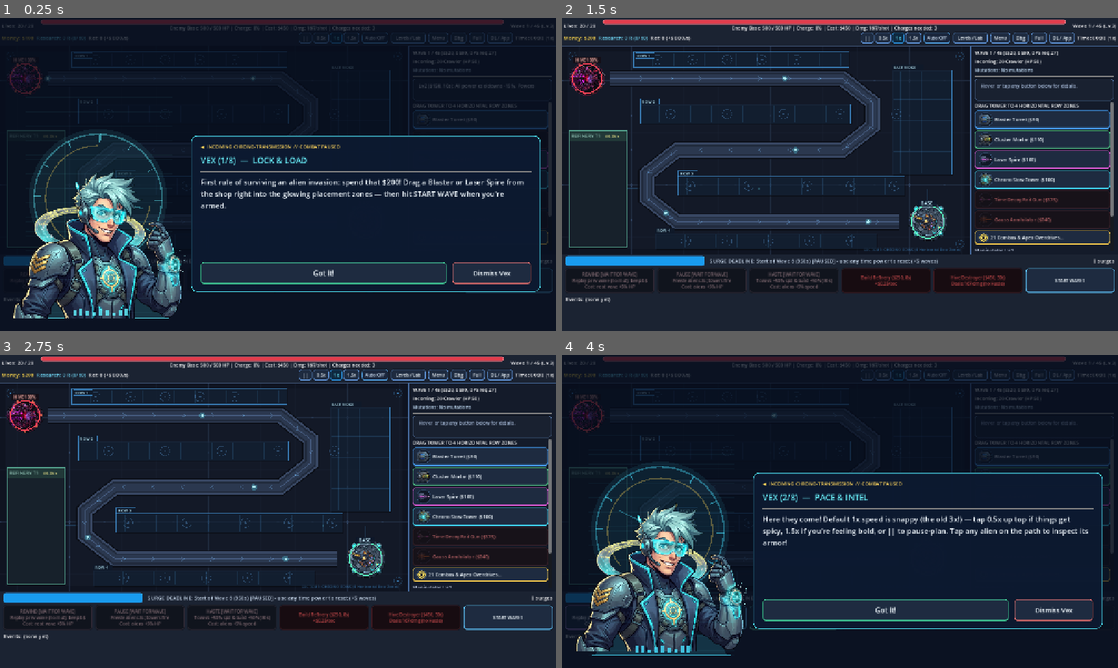
Above: before the commit, frames 1-4 (two rows, left to right).
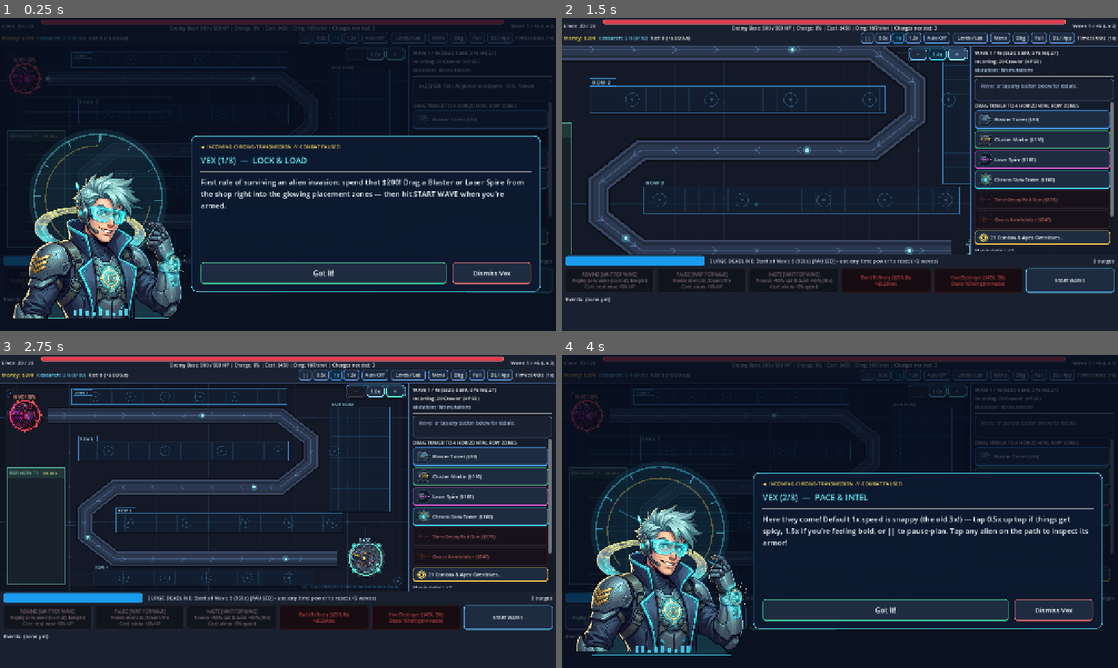
Above: after the commit, the same moments.

Repository: toxicw8st/time-defense
Game: Godot game, scene res://tests/test_step8.tscn
The game is run twice, just before and just after one commit, with the same random seed, the same clock (stepped at 60 frames per second) and the same inputs. This scene is started directly instead of the project's main scene.
Inputs (mouse positions are in pixels of both pictures, inside the frame that each line leads up to):
- Up to frame 1 (0.25 s): no input
- Up to frame 2 (1.5 s): click (940, 55) at 0.5 s, where only the run after the commit has a clickable "1.0x"; click (956, 55) at 1.25 s, where only the run after the commit has a clickable "+"
- Up to frame 3 (2.75 s): click (355, 392) at 2 s, where only the run after the commit has a clickable "−"
- Up to frame 4 (4 s): click "START WAVE 1" at 2.75 s; click "REWIND [READY] Replay prev wa…" at 3.5 s

The runs differ from the first frame. In frame 1, less than 0.1% of the frame differs, in the area x 62-73%, y 9-14%; in frame 2, 16%, in the area x 0-74%, y 9-76%; in frame 3, 0.3%; in frame 4, less than 0.1%.
Error in both runs: Assertion failed: Mobile 34px touch pad hitbox must select Pad P1 at +24px offset (res://tests/test_step8.gd:178)

Commit message:
v2.3: Add interactive battlefield zoom/pan (1x-2.5x pinch/wheel/buttons) and 15 planetary map prompts

Diff:
--- a/data/balance.gd
+++ b/data/balance.gd
@@ -8,7 +8,7 @@
 ## s$ and b$ are strictly separate numbers.
 
 # --- Viewport & Map ---
-const BALANCE_VERSION: String = "v2.2-big-screen-combine-picker"
+const BALANCE_VERSION: String = "v2.3-battlefield-zoom"
 const DEFAULT_GAME_SPEED: float = 3.0 # Old 3x is now the crisp 1x default; options: 0.5x (1.5), 1x (3.0), 1.5x (4.5)
 const SPEED_OPTION_SLOW: float = 1.5  # 0.5x of default
 const SPEED_OPTION_NORMAL: float = 3.0 # 1.0x default
--- a/scripts/hud.gd
+++ b/scripts/hud.gd
@@ -149,6 +149,18 @@
 var combine_button: Button = null
 var combine_partner_box: VBoxContainer = null
 var _last_combine_list_sig: String = ""
+var zoom_bar: PanelContainer = null
+var zoom_out_button: Button = null
+var zoom_reset_button: Button = null
+var zoom_in_button: Button = null
+var _active_touches: Dictionary = {}
+var _pinch_prev_dist: float = 0.0
+var _pinch_prev_mid: Vector2 = Vector2.ZERO
+var _pan_pointer_active: bool = false
+var _pan_is_middle: bool = false
+var _pan_start_pos: Vector2 = Vector2.ZERO
+var _pan_last_pos: Vector2 = Vector2.ZERO
+var _is_panning_map: bool = false
 var refinery_tech_button: Button = null
 var build_recipes_button: Button = null
 var recipes_overlay: PanelContainer = null
@@ -308,6 +320,7 @@
 	_build_research_buttons()
 	_build_start_menu()
 	_build_combine_and_sandbox_ui()
+	_build_zoom_controls_ui()
 	_setup_responsive_grids()
 	_build_guide_ui()
 	_setup_right_panel_buttons()
@@ -1425,6 +1438,110 @@
 		_scale_overlay_typography(recipes_list_box, true)
 
 
+func _build_zoom_controls_ui() -> void:
+	if zoom_bar != null:
+		return
+	zoom_bar = PanelContainer.new()
+	zoom_bar.name = "ZoomControlsBar"
+	zoom_bar.add_theme_stylebox_override("panel", UIIcons.make_panel_style(Color(0.06, 0.10, 0.16, 0.92), Color(0.36, 0.72, 0.96), 8, 4.0, 3.0))
+	add_child(zoom_bar)
+	# Keep zoom pill tucked cleanly under overlays
+	if surge_banner != null and surge_banner.get_parent() == self:
+		move_child(zoom_bar, surge_banner.get_index())
+
+	var hb := HBoxContainer.new()
+	hb.add_theme_constant_override("separation", 4)
+	zoom_bar.add_child(hb)
+
+	zoom_out_button = Button.new()
+	zoom_out_button.name = "ZoomOutButton"
+	zoom_out_button.text = "−"
+	zoom_out_button.tooltip_text = "Zoom Out (-)"
+	zoom_out_button.size_flags_horizontal = Control.SIZE_EXPAND_FILL
+	zoom_out_button.pressed.connect(func() -> void: _step_map_zoom(-1))
+	UIIcons.apply_right_button_theme(zoom_out_button, Color(0.42, 0.78, 1.0))
+	hb.add_child(zoom_out_button)
+
+	zoom_reset_button = Button.new()
+	zoom_reset_button.name = "ZoomResetButton"
+	zoom_reset_button.text = "1.0x"
+	zoom_reset_button.tooltip_text = "Reset Battlefield Zoom (0) — Pinch or scroll wheel to zoom anytime!"
+	zoom_reset_button.size_flags_horizontal = Control.SIZE_EXPAND_FILL
+	zoom_reset_button.pressed.connect(_reset_map_zoom)
+	UIIcons.apply_right_button_theme(zoom_reset_button, Color(0.55, 0.85, 1.0))
+	hb.add_child(zoom_reset_button)
+
+	zoom_in_button = Button.new()
+	zoom_in_button.name = "ZoomInButton"
+	zoom_in_button.text = "+"
+	zoom_in_button.tooltip_text = "Zoom In (+) onto battlefield or selected tower"
+	zoom_in_button.size_flags_horizontal = Control.SIZE_EXPAND_FILL
+	zoom_in_button.pressed.connect(func() -> void: _step_map_zoom(1))
+	UIIcons.apply_right_button_theme(zoom_in_button, Color(0.38, 0.95, 0.85))
+	hb.add_child(zoom_in_button)
+
+
+func _step_map_zoom(direction: int) -> void:
+	if map_ref == null:
+		return
+	const STEPS: Array[float] = [1.0, 1.4, 1.85, 2.4]
+	var cur: float = map_ref.user_zoom
+	var target: float = cur
+	if direction > 0:
+		target = STEPS[STEPS.size() - 1]
+		for s in STEPS:
+			if s > cur + 0.06:
+				target = s
+				break
+	else:
+		target = STEPS[0]
+		for i in range(STEPS.size() - 1, -1, -1):
+			if STEPS[i] < cur - 0.06:
+				target = STEPS[i]
+				break
+	if direction > 0 and _selected_tower != null and is_instance_valid(_selected_tower):
+		map_ref.zoom_to_local_point(target, _selected_tower.position)
+	else:
+		map_ref.set_user_zoom(target)
+	_refresh_zoom_controls()
+
+
+func _reset_map_zoom() -> void:
+	if map_ref != null:
+		map_ref.reset_user_zoom()
+	_refresh_zoom_controls()
+
+
+func _refresh_zoom_controls() -> void:
+	if zoom_reset_button == null or map_ref == null:
+		return
+	var z: float = map_ref.user_zoom
+	zoom_reset_button.text = "%.1fx" % z
+	zoom_reset_button.modulate = Color(0.45, 0.98, 1.0) if z > 1.01 else Color.WHITE
+	if zoom_out_button != null:
+		zoom_out_button.disabled = (z <= 1.01)
+	if zoom_in_button != null:
+		zoom_in_button.disabled = (z >= GameMap.MAX_USER_ZOOM - 0.02)
+
+
+func _is_any_blocking_overlay_visible() -> bool:
+	for ov in [start_menu_overlay, pause_overlay, between_levels_overlay, end_overlay, recipes_overlay, analytics_overlay, guide_panel]:
+		if ov != null and ov.visible:
+			return true
+	return false
+
+
+func _is_point_in_battlefield_open(screen_pos: Vector2) -> bool:
+	if map_ref == null or _is_any_blocking_overlay_visible():
+		return false
+	if not map_ref.get_viewport_rect_screen().has_point(screen_pos):
+		return false
+	for hud_ctrl in [top_bar, bottom_bar, right_panel, zoom_bar, sandbox_panel, debug_panel, enemy_inspector_panel]:
+		if hud_ctrl != null and hud_ctrl.visible and hud_ctrl.get_global_rect().has_point(screen_pos):
+			return false
+	return true
+
+
 func _build_guide_ui() -> void:
 	# Full-screen interposing overlay: dims the entire battlefield and brings Chrono-Commander Vex
 	# in at ~1/4 of the viewport beside/above a bold tactical speech callout box.
@@ -1847,7 +1964,86 @@
 			else:
 				_toggle_pause_menu()
 			get_viewport().set_input_as_handled()
-		return
+		elif not _is_any_blocking_overlay_visible():
+			if event.keycode == KEY_EQUAL or event.keycode == KEY_KP_ADD:
+				_step_map_zoom(1)
+				get_viewport().set_input_as_handled()
+			elif event.keycode == KEY_MINUS or event.keycode == KEY_KP_SUBTRACT:
+				_step_map_zoom(-1)
+				get_viewport().set_input_as_handled()
+			elif event.keycode == KEY_0 or event.keycode == KEY_KP_0:
+				_reset_map_zoom()
+				get_viewport().set_input_as_handled()
+		return
+
+	# Battlefield Zoom & Pan Gestures (Wheel Zoom, 2-Finger Pinch-to-Zoom, 1-Finger / Drag-to-Pan when zoomed)
+	if map_ref != null and _drag_candidate_type == "" and not _is_dragging_tower and not _is_any_blocking_overlay_visible():
+		if event is InputEventMouseButton and event.pressed:
+			if event.button_index == MOUSE_BUTTON_WHEEL_UP and _is_point_in_battlefield_open(event.position):
+				map_ref.set_user_zoom(map_ref.user_zoom * 1.18, event.position)
+				_refresh_zoom_controls()
+				get_viewport().set_input_as_handled()
+				return
+			elif event.button_index == MOUSE_BUTTON_WHEEL_DOWN and _is_point_in_battlefield_open(event.position):
+				map_ref.set_user_zoom(map_ref.user_zoom / 1.18, event.position)
+				_refresh_zoom_controls()
+				get_viewport().set_input_as_handled()
+				return
+			elif (event.button_index == MOUSE_BUTTON_MIDDLE or (event.button_index == MOUSE_BUTTON_LEFT and map_ref.user_zoom > 1.01)) and _is_point_in_battlefield_open(event.position):
+				_pan_pointer_active = true
+				_pan_is_middle = (event.button_index == MOUSE_BUTTON_MIDDLE)
+				_pan_start_pos = event.position
+				_pan_last_pos = event.position
+				_is_panning_map = false
+		elif event is InputEventMouseButton and not event.pressed:
+			if _pan_pointer_active and (event.button_index == MOUSE_BUTTON_LEFT or event.button_index == MOUSE_BUTTON_MIDDLE):
+				var was_panning: bool = _is_panning_map
+				_pan_pointer_active = false
+				_pan_is_middle = false
+				_is_panning_map = false
+				if was_panning:
+					get_viewport().set_input_as_handled()
+					return
+		elif event is InputEventMouseMotion and _pan_pointer_active and map_ref.user_zoom > 1.01:
+			var moved: float = event.position.distance_to(_pan_start_pos)
+			if not _is_panning_map and (_pan_is_middle or moved >= 12.0):
+				_is_panning_map = true
+			if _is_panning_map:
+				map_ref.pan_by_screen_delta(event.position - _pan_last_pos)
+				_pan_last_pos = event.position
+				get_viewport().set_input_as_handled()
+				return
+		elif event is InputEventScreenTouch:
+			if event.pressed:
+				if _is_point_in_battlefield_open(event.position) or not _active_touches.is_empty():
+					_active_touches[event.index] = event.position
+					if _active_touches.size() == 2:
+						var pts: Array = _active_touches.values()
+						_pinch_prev_dist = maxf(10.0, (pts[0] as Vector2).distance_to(pts[1] as Vector2))
+						_pinch_prev_mid = ((pts[0] as Vector2) + (pts[1] as Vector2)) * 0.5
+						_pan_pointer_active = false
+						_is_panning_map = false
+			else:
+				_active_touches.erase(event.index)
+				if _active_touches.size() < 2:
+					_pinch_prev_dist = 0.0
+		elif event is InputEventScreenDrag and _active_touches.has(event.index):
+			_active_touches[event.index] = event.position
+			if _active_touches.size() == 2:
+				var pts2: Array = _active_touches.values()
+				var p0: Vector2 = pts2[0]
+				var p1: Vector2 = pts2[1]
+				var cur_dist: float = maxf(10.0, p0.distance_to(p1))
+				var cur_mid: Vector2 = (p0 + p1) * 0.5
+				if _pinch_prev_dist > 10.0:
+					var ratio: float = cur_dist / _pinch_prev_dist
+					map_ref.pan_by_screen_delta(cur_mid - _pinch_prev_mid)
+					map_ref.set_user_zoom(map_ref.user_zoom * ratio, cur_mid)
+					_refresh_zoom_controls()
+				_pinch_prev_dist = cur_dist
+				_pinch_prev_mid = cur_mid
+				get_viewport().set_input_as_handled()
+				return
 
 	if _drag_candidate_type != "":
 		if event is InputEventMouseMotion or event is InputEventScreenDrag:
@@ -1917,6 +2113,7 @@
 
 	var max_w: int = wave_manager_ref.max_waves_limit if wave_manager_ref != null else WavesData.MISSION_TARGET_WAVE
 	var mode_tag: String = " [SANDBOX]" if GameState.is_sandbox_mode else (" [ENDLESS]" if GameState.is_endless_mode else "")
+	_refresh_zoom_controls()
 	wave_label.text = "Wave %d / %d (Lv %d)%s" % [m.wave_number, max_w, GameState.selected_mission_level, mode_tag]
 	money_label.text = "Money: $INF (SANDBOX)" if GameState.is_sandbox_mode else ("Money: $%d" % m.economy["money"])
 	research_label.text = "Research: %d R (%d/%d)" % [
@@ -3101,7 +3298,7 @@
 	if bar == null:
 		return
 	var sb := StyleBoxFlat.new()
-	sb.bg_color = Color(0.11, 0.14, 0.20, 0.96)
+	sb.bg_color = Color(0.10, 0.13, 0.19, 1.0)
 	sb.border_color = Color(0.26, 0.34, 0.48)
 	sb.set_border_width_all(1)
 	sb.content_margin_left = 6.0 + pad_x
@@ -3414,9 +3611,14 @@
 		right_panel.size = Vector2(340.0, 480.0)
 		right_panel.set_deferred("size", Vector2(340.0, 480.0))
 		if map_ref != null:
-			map_ref.position = Vector2(0.0, 64.0)
-			map_ref.scale = Vector2.ONE
 			map_ref.set_viewport_margins(0.0, 0.0)
+			map_ref.set_base_layout(Rect2(0.0, 64.0, 940.0, 480.0), Vector2(0.0, 64.0), 1.0)
+		if zoom_bar != null:
+			_place_overlay_exact(zoom_bar, Vector2(940.0 - 144.0, 68.0), Vector2(138.0, 32.0))
+			for zb in [zoom_out_button, zoom_reset_button, zoom_in_button]:
+				if zb != null:
+					zb.custom_minimum_size = Vector2(34.0, 24.0)
+					zb.add_theme_font_size_override("font_size", 11)
 		surge_banner.position = Vector2(150.0, 68.0)
 		surge_banner.size = Vector2(410.0, 42.0)
 		prompt_banner.position = Vector2(572.0, 68.0)
@@ -3467,9 +3669,14 @@
 		var extra_right: float = extra_w - extra_left
 		var map_y: float = top_h + floorf((avail_h - GameMap.MAP_HEIGHT * map_scale) * 0.5)
 		if map_ref != null:
-			map_ref.position = Vector2(extra_left * map_scale, map_y)
-			map_ref.scale = Vector2(map_scale, map_scale)
 			map_ref.set_viewport_margins(extra_left, extra_right)
+			map_ref.set_base_layout(Rect2(0.0, top_h, avail_w, avail_h), Vector2(extra_left * map_scale, map_y), map_scale)
+		if zoom_bar != null:
+			_place_overlay_exact(zoom_bar, Vector2(right_panel.position.x - 186.0, top_h + 6.0), Vector2(178.0, 44.0))
+			for zb in [zoom_out_button, zoom_reset_button, zoom_in_button]:
+				if zb != null:
+					zb.custom_minimum_size = Vector2(46.0, 36.0)
+					zb.add_theme_font_size_override("font_size", 14)
 
 		surge_banner.position = Vector2(safe_x + 12.0, top_h + 6.0)
 		surge_banner.size = Vector2(410.0, 42.0)
@@ -3508,9 +3715,14 @@
 	var map_h: float = GameMap.MAP_HEIGHT * p_scale
 	if map_ref != null:
 		var map_x: float = floorf(maxf(0.0, (vp_size.x - GameMap.MAP_WIDTH * p_scale) * 0.5))
-		map_ref.position = Vector2(map_x, safe_top + p_top_h)
-		map_ref.scale = Vector2(p_scale, p_scale)
 		map_ref.set_viewport_margins(0.0, 0.0)
+		map_ref.set_base_layout(Rect2(0.0, safe_top + p_top_h, vp_size.x, map_h), Vector2(map_x, safe_top + p_top_h), p_scale)
+	if zoom_bar != null:
+		_place_overlay_exact(zoom_bar, Vector2(vp_size.x - 252.0, safe_top + p_top_h + 8.0), Vector2(240.0, 62.0))
+		for zb in [zoom_out_button, zoom_reset_button, zoom_in_button]:
+			if zb != null:
+				zb.custom_minimum_size = Vector2(64.0, 52.0)
+				zb.add_theme_font_size_override("font_size", 20)
 
 	bottom_bar.position = Vector2(0.0, bot_y)
 	_set_bottom_button_widths(1.0, 108.0, 20, true)
--- a/scripts/map.gd
+++ b/scripts/map.gd
@@ -123,6 +123,15 @@
 var _shake_timer: float = 0.0
 var _shake_intensity: float = 0.0
 var _draw_shake_offset: Vector2 = Vector2.ZERO
+
+# Interactive Battlefield Zoom & Pan Camera (1.0x full overview -> 2.5x close-up tower inspection)
+const MIN_USER_ZOOM: float = 1.0
+const MAX_USER_ZOOM: float = 2.5
+var user_zoom: float = 1.0
+var user_pan: Vector2 = Vector2.ZERO
+var _base_viewport_rect: Rect2 = Rect2(0.0, 64.0, MAP_WIDTH, MAP_HEIGHT)
+var _base_pos: Vector2 = Vector2(0.0, 64.0)
+var _base_scale: float = 1.0
 
 
 static func get_level_config(level_id: int) -> Dictionary:
@@ -324,6 +333,7 @@
 	active_player_base_pos = cfg["player_base_pos"]
 	_build_path_curve()
 	clear_all_towers()
+	reset_user_zoom()
 	queue_redraw()
 
 
@@ -545,6 +555,100 @@
 		map_click_area.offset_right = MAP_WIDTH + extra_right_margin
 		map_click_area.offset_bottom = MAP_HEIGHT
 	queue_redraw()
+
+
+func set_base_layout(vp_rect: Rect2, base_pos: Vector2, base_scale: float) -> void:
+	_base_viewport_rect = vp_rect
+	_base_pos = base_pos
+	_base_scale = maxf(0.1, base_scale)
+	_apply_camera_transform()
+
+
+func get_viewport_rect_screen() -> Rect2:
+	return _base_viewport_rect
+
+
+func _apply_camera_transform() -> void:
+	if user_zoom <= 1.005:
+		user_zoom = 1.0
+		user_pan = Vector2.ZERO
+		position = _base_pos
+		scale = Vector2(_base_scale, _base_scale)
+		queue_redraw()
+		return
+
+	var eff_scale: float = _base_scale * user_zoom
+	var vc: Vector2 = _base_viewport_rect.get_center()
+	var base_origin_from_vc: Vector2 = _base_pos - vc
+	var raw_x: float = vc.x + base_origin_from_vc.x * user_zoom + user_pan.x
+	var raw_y: float = vc.y + base_origin_from_vc.y * user_zoom + user_pan.y
+
+	var map_w_px: float = MAP_WIDTH * eff_scale
+	var map_h_px: float = MAP_HEIGHT * eff_scale
+	var pos_x: float = raw_x
+	var pos_y: float = raw_y
+
+	if map_w_px <= _base_viewport_rect.size.x:
+		pos_x = _base_viewport_rect.position.x + (_base_viewport_rect.size.x - map_w_px) * 0.5
+	else:
+		pos_x = clampf(raw_x, _base_viewport_rect.end.x - map_w_px, _base_viewport_rect.position.x)
+
+	if map_h_px <= _base_viewport_rect.size.y:
+		pos_y = _base_viewport_rect.position.y + (_base_viewport_rect.size.y - map_h_px) * 0.5
+	else:
+		pos_y = clampf(raw_y, _base_viewport_rect.end.y - map_h_px, _base_viewport_rect.position.y)
+
+	user_pan = Vector2(
+		pos_x - (vc.x + base_origin_from_vc.x * user_zoom),
+		pos_y - (vc.y + base_origin_from_vc.y * user_zoom)
+	)
+	position = Vector2(pos_x, pos_y)
+	scale = Vector2(eff_scale, eff_scale)
+	queue_redraw()
+
+
+func set_user_zoom(new_zoom: float, focus_screen_pos: Vector2 = Vector2(-1.0, -1.0)) -> void:
+	var clamped_z: float = clampf(new_zoom, MIN_USER_ZOOM, MAX_USER_ZOOM)
+	if clamped_z <= 1.01:
+		reset_user_zoom()
+		return
+	var focus: Vector2 = focus_screen_pos if focus_screen_pos.x >= 0.0 else _base_viewport_rect.get_center()
+	var cur_scale: float = maxf(0.01, scale.x)
+	var world_pt: Vector2 = (focus - position) / cur_scale
+	user_zoom = clamped_z
+	var new_eff_scale: float = _base_scale * user_zoom
+	var desired_pos: Vector2 = focus - world_pt * new_eff_scale
+	var vc: Vector2 = _base_viewport_rect.get_center()
+	var base_origin_from_vc: Vector2 = _base_pos - vc
+	user_pan = desired_pos - (vc + base_origin_from_vc * user_zoom)
+	_apply_camera_transform()
+
+
+func zoom_to_local_point(new_zoom: float, local_pt: Vector2) -> void:
+	var clamped_z: float = clampf(new_zoom, MIN_USER_ZOOM, MAX_USER_ZOOM)
+	if clamped_z <= 1.01:
+		reset_user_zoom()
+		return
+	user_zoom = clamped_z
+	var new_eff_scale: float = _base_scale * user_zoom
+	var vc: Vector2 = _base_viewport_rect.get_center()
+	var desired_pos: Vector2 = vc - local_pt * new_eff_scale
+	var base_origin_from_vc: Vector2 = _base_pos - vc
+	user_pan = desired_pos - (vc + base_origin_from_vc * user_zoom)
+	_apply_camera_transform()
+
+
+func pan_by_screen_delta(screen_delta: Vector2) -> void:
+	if user_zoom <= 1.01:
+		return
+	user_pan += screen_delta
+	_apply_camera_transform()
+
+
+func reset_user_zoom() -> void:
+	user_zoom = 1.0
+	user_pan = Vector2.ZERO
+	_apply_camera_transform()
 
 
 func set_economy_ref(p_econ: Node) -> void:
@@ -1309,6 +1413,7 @@
 	inspected_enemy = null
 	_shake_timer = 0.0
 	_shake_intensity = 0.0
+	reset_user_zoom()
 	next_enemy_id = 1
 	next_tower_id = 1
 	queue_redraw()
--- a/tests/test_step8.gd
+++ b/tests/test_step8.gd
@@ -1652,8 +1652,25 @@
 	map.cancel_combine_partner_pick()
 	map.sell_tower(c_las)
 
+	# 3j) Verify interactive Battlefield Zoom (+ / - / Reset / Pan clamping / Zero pad overlap)
+	hud.apply_responsive_layout(Vector2(1600.0, 720.0))
+	var base_sc: float = map.scale.x
+	var base_pos_snap: Vector2 = map.position
+	assert(hud.zoom_bar != null and hud.zoom_in_button != null and hud.zoom_reset_button != null, "Floating zoom controls bar must exist")
+	hud.zoom_in_button.pressed.emit()
+	assert(map.user_zoom >= 1.35 and map.scale.x > base_sc * 1.3, "Zoom In button must zoom battlefield (>1.35x), got zoom=%.2f scale=%.2f" % [map.user_zoom, map.scale.x])
+	assert(hud.zoom_reset_button.text == "1.4x", "Zoom pill must display live zoom factor, got %s" % hud.zoom_reset_button.text)
+	map.pan_by_screen_delta(Vector2(9999.0, 9999.0))
+	var vp_box: Rect2 = map.get_viewport_rect_screen()
+	assert(map.position.x <= vp_box.position.x + 1.0 and map.position.y <= vp_box.position.y + 1.0, "Zoomed map pan must clamp inside left/top viewport edge")
+	map.pan_by_screen_delta(Vector2(-9999.0, -9999.0))
+	assert(map.position.x + GameMap.MAP_WIDTH * map.scale.x >= vp_box.end.x - 1.0, "Zoomed map pan must clamp inside right viewport edge")
+	hud.zoom_reset_button.pressed.emit()
+	assert(is_equal_approx(map.user_zoom, 1.0) and map.position.distance_to(base_pos_snap) < 1.5, "Zoom Reset must cleanly restore 1.0x full overview")
+	hud.apply_responsive_layout(Vector2(1280.0, 720.0))
+
 	GameState.is_wave_active = false
 	GameState.prompts_muted = false
 	remove_child(inst)
 	inst.queue_free()
-	print("CHECK_V2_BTD5_EVOLUTION_PASS evolutions=21 enemies=4 exams=6 refinery_tech=4 sprites=%d vex_startup=always_on combine_pricing_ui=ok" % sprite_count)
+	print("CHECK_V2_BTD5_EVOLUTION_PASS evolutions=21 enemies=4 exams=6 refinery_tech=4 sprites=%d vex_startup=always_on combine_pricing_ui=ok zoom_pan=ok" % sprite_count)
Not shown, added: docs/map_art_prompts_15.md
